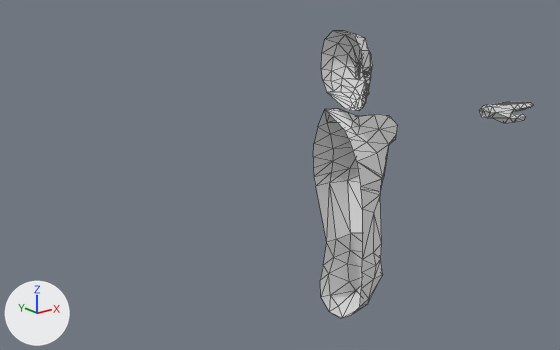
The glTF model avatars/hubs/hubs_human_male_bones.glb, before and after one commit.
Camera for both pictures: a 50 mm camera at (-1.282, -1.365, 0.952) aimed at (-0.111, 0.099, 0.367). The axes (+X, +Y, +Z) are drawn at lower left. The lights are the same throughout. Mesh edges are drawn as thin lines. Where no turn or scale is listed for an object, it has been applied to the vertices. Vertices at the same position are counted once.

The older version as bpy lines, for what is in view:
```python
me_male = bpy.data.meshes.new('male')
me_male.from_pydata(...)  # 257 vertices, 455 faces; spans x 0.0..0.81, y -0.093..0.101, z 0.756..1.511
ob_male = bpy.data.objects.new('male', me_male)
ob_male.location = (0.0, 0.0, -0.782)
```
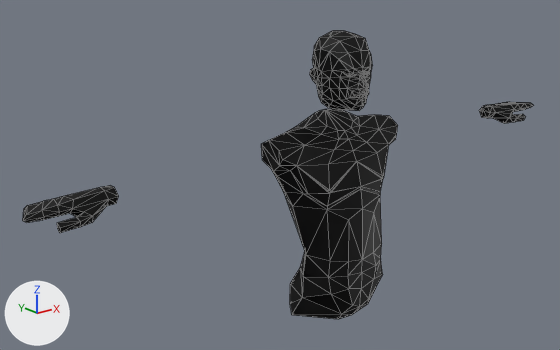
The edits, one by one:
Picture 'Material Base Color' (img_material_base_color) is new.
Material 'Material' (mat_material) is new.
Its texture is img_material_base_color.
me_male is used by ob_male; location (0.0, 0.0, -0.782).
me_male had 257 vertices, 455 faces and spanned x 0.0..0.81, y -0.093..0.101, z 0.756..1.511.
me_male now has 462 vertices, 910 faces and spans x -0.81..0.81, y -0.093..0.101, z 0.756..1.511.
me_male part 1: a new loose piece of 48 vertices spanning x -0.81..-0.607, y -0.026..0.063, z 1.184..1.241, in mat_material (picture img_material_base_color).
Part 2, on me_male:
157 vertices are added at x -0.203..-0.004, y -0.092..0.101, z 0.756..1.499.
362 new faces join them.
me_male part 3: 455 faces spanning x 0.0..0.81, y -0.093..0.101, z 0.756..1.511 switch from no material to mat_material (picture img_material_base_color).

Where the change shows, as pixel boxes (x1, y1, x2, y2) in the pictures (560 x 350 px):
'male', reshaped (131% wider): before (313, 31, 533, 318); after (23, 31, 533, 319)
part 1 of me_male, added (black): after (23, 185, 119, 233)
part 2 of me_male, added (black): after (261, 31, 367, 319)
part 3 of me_male, recoloured (grey to black): before (313, 31, 533, 318); after (325, 31, 533, 314)
